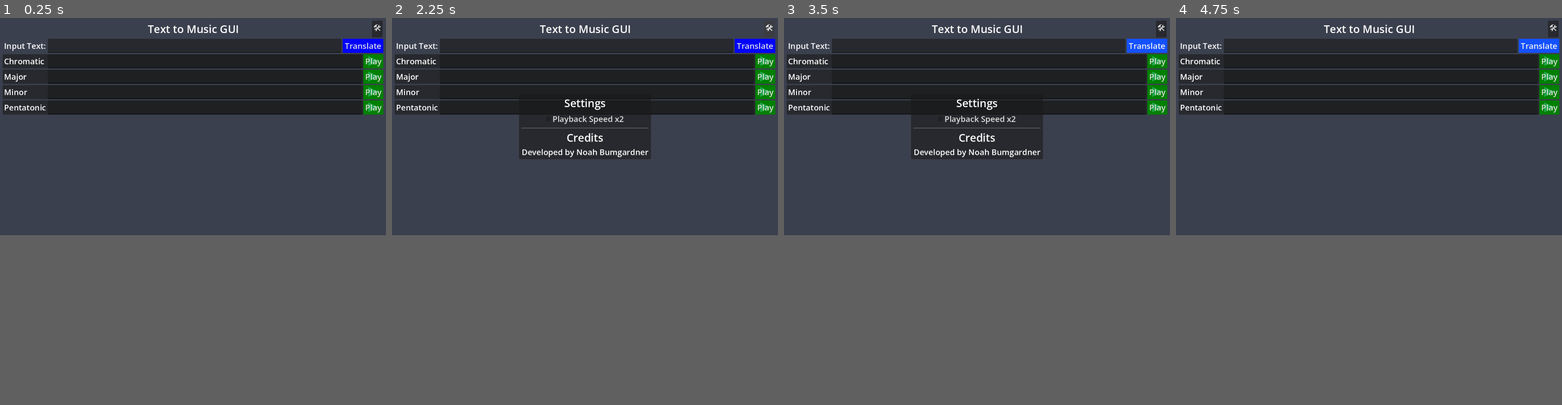
Above: before the commit, frames 1-4 (left to right).
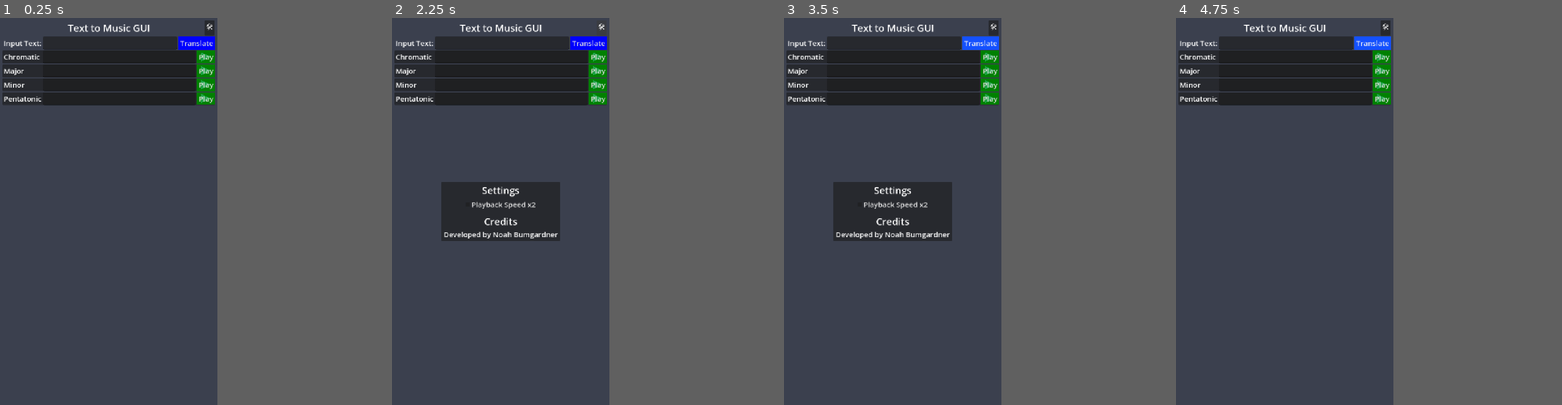
Above: after the commit, the same moments.

Repository: NBumgardner/text-to-music-gui-2015
Game: Godot game, scene res://scenes/text_to_music_gui/text_to_music_gui.tscn
Two runs of this game, one before a commit and one after it. Both use one fixed random seed, a clock stepped at 60 frames per second and the inputs below.
Inputs:
- Up to frame 1 (0.25 s): no input
- Up to frame 2 (2.25 s): click "Play" at 0.5 s; click "Play" at 1.25 s; click "🛠" at 2 s
- Up to frame 3 (3.5 s): click "Translate" at 2.75 s
- Up to frame 4 (4.75 s): click "🛠" at 3.5 s; click "Translate" at 4.25 s
In our replay, the window is 799x449 before the commit and 450x800 after it. These sizes can differ from the game's own. Grey fills any space a smaller window leaves; there, only what the larger window draws over its background counts as a difference.

The runs differ from the first frame. In frame 1, 13% of the frame differs, in the area x 0-100%, y 0-25%; in frame 2, 21%; in frame 3, 21%, in the area x 0-100%, y 0-58%; in frame 4, 13%.

Commit message:
Set Recommended Mobile Portrait Mode Settings

Diff:
--- a/v2-godot/project.godot
+++ b/v2-godot/project.godot
@@ -17,6 +17,14 @@
 config/features=PackedStringArray("4.6", "GL Compatibility")
 config/icon="uid://b32ggkft7vexd"
 
+[display]
+
+window/size/viewport_width=720
+window/size/viewport_height=1280
+window/stretch/mode="canvas_items"
+window/stretch/aspect="expand"
+window/handheld/orientation=1
+
 [rendering]
 
 renderer/rendering_method="gl_compatibility"
